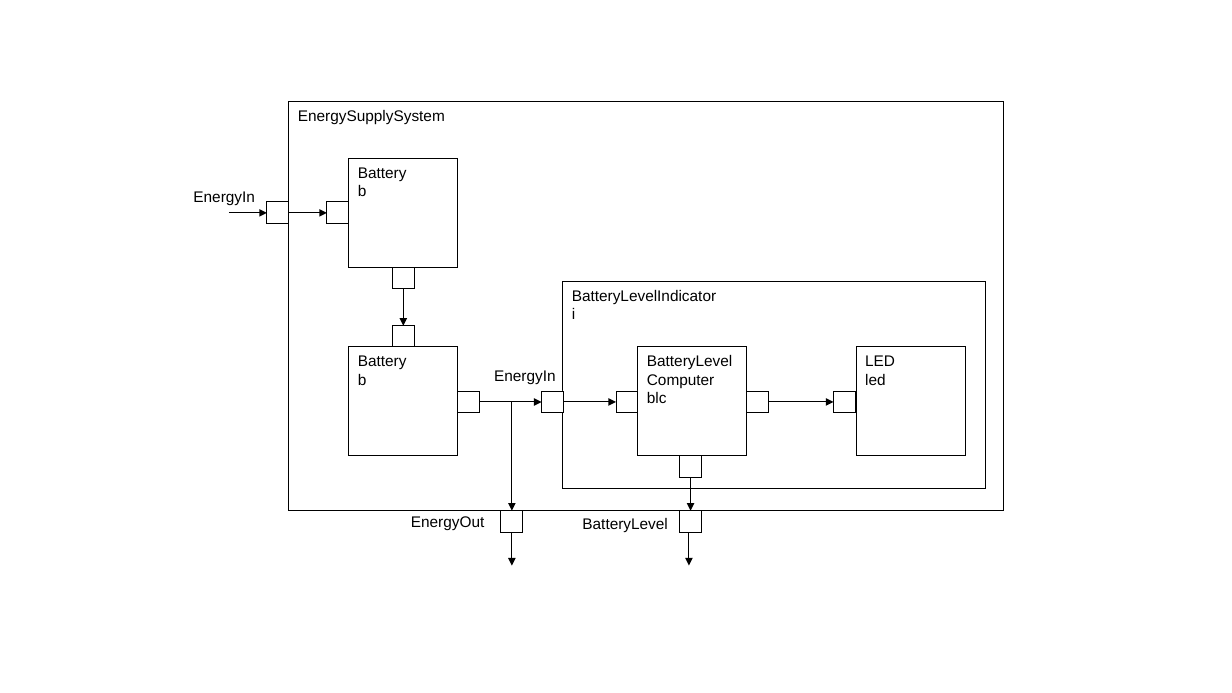
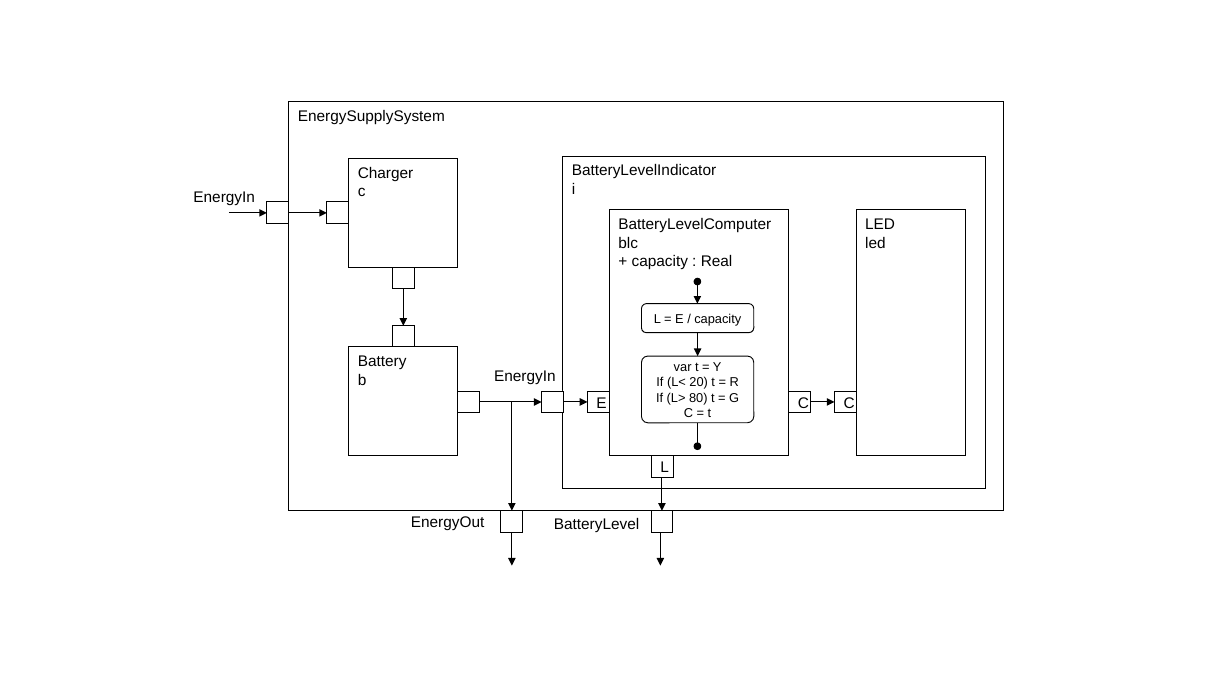
Before and after one commit to GfSE/MBSE_AG_vacuum-cleaner-robot-example, a slide deck: slide 1 of Functions/EnergySupplySystem/EnergySupply.pptx. Drawn at 1232x693 pixels with LibreOffice and Linux fonts; fonts in the diff are those of the drawing. Boxes give left, top, right and bottom in pixels: in the first picture for what was removed or moved away, otherwise in the second. Text is boxed around its words. In the diff, an @@ line names an element or a change of style, - is before the commit and + after.

```diff
--- a/Functions/EnergySupplySystem/EnergySupply.pptx
+++ b/Functions/EnergySupplySystem/EnergySupply.pptx
@@ text in rectangle at (358, 167, 414, 196): text changed @@
-Battery
-b
+Charger
+c
@@ rectangle "BatteryLevelIndicator": place and size @@
-rectangle "BatteryLevelIndicator" at (563, 281, 986, 489)
+rectangle "BatteryLevelIndicator" at (563, 156, 986, 489)
@@ rectangle "BatteryLevelComputer": place and size @@
-rectangle "BatteryLevelComputer" at (638, 347, 747, 456)
+rectangle "BatteryLevelComputer" at (609, 210, 788, 456)
@@ rectangle "LED": place and size @@
-rectangle "LED" at (857, 347, 966, 456)
+rectangle "LED" at (857, 210, 966, 456)
@@ text in rectangle at (632, 255, 733, 270): paragraph added @@
++ capacity : Real
@@ double arrow added from (698, 282) to (698, 304), #000000 0.75 pt @@
@@ rounded rectangle added at (641, 304, 754, 333), fill #FFFFFF, outline #000000 0.75 pt, 10 pt, text #000000 @@
+L = E / capacity
@@ rounded rectangle added at (641, 356, 754, 422), fill #FFFFFF, outline #000000 0.75 pt, 10 pt, text #000000 @@
+var t = Y
+If (L< 20) t = R
+If (L> 80) t = G
+C = t
@@ arrow added from (698, 333) to (698, 356), #000000 0.75 pt @@
@@ arrow moved from (564, 402) - (616, 402) to (564, 402) - (588, 402) @@
@@ text in rectangle at (596, 397, 606, 408): text added @@
+E
@@ rectangle "C": place and size @@
-rectangle "C" at (747, 391, 769, 413)
+rectangle "C" at (789, 391, 811, 413)
@@ text in rectangle at (798, 397, 809, 408): text added @@
+C
@@ arrow moved from (769, 402) - (834, 402) to (811, 402) - (835, 402) @@
@@ text in rectangle at (844, 397, 855, 408): text added @@
+C
@@ arrow added from (698, 423) to (698, 446), #000000 0.75 pt @@
@@ 3 rectangles, 2 arrows, 1 text: place and size @@
-3 rectangles, 2 arrows, 1 text at (582, 391, 702, 566)
+3 rectangles, 2 arrows, 1 text at (554, 391, 674, 566)
@@ text in rectangle at (660, 461, 669, 472): text added @@
+L
```
Also in this commit, not shown: 5 other files.
